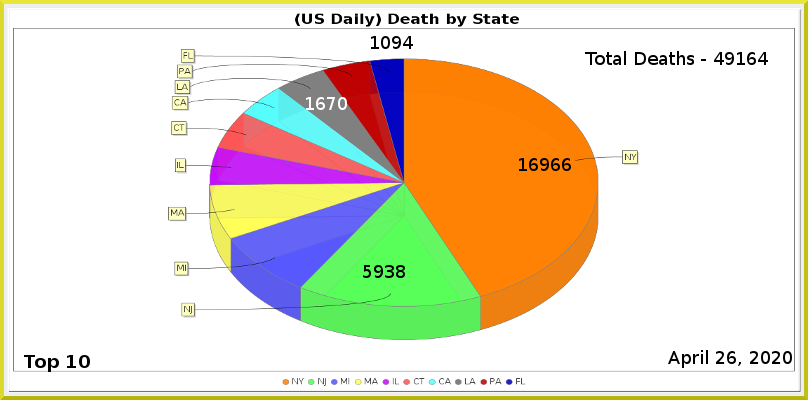
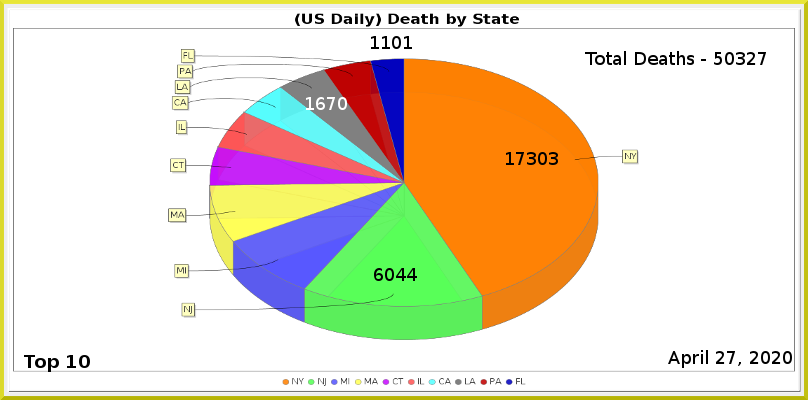
Comparing the layer stacks of the two 808 × 400 images. Changes:
painted on "Least" over [381, 36, 413, 49]
painted on "NJ" over [363, 265, 417, 281]
painted on "NY" over [506, 152, 571, 171]
renamed "Total Deaths - 49164" to "Total Deaths - 50327", painted on it over [714, 52, 768, 65]
painted on "Current Date" over [727, 351, 736, 364]
painted on "Death_by_State.png" over [168, 49, 639, 385]
